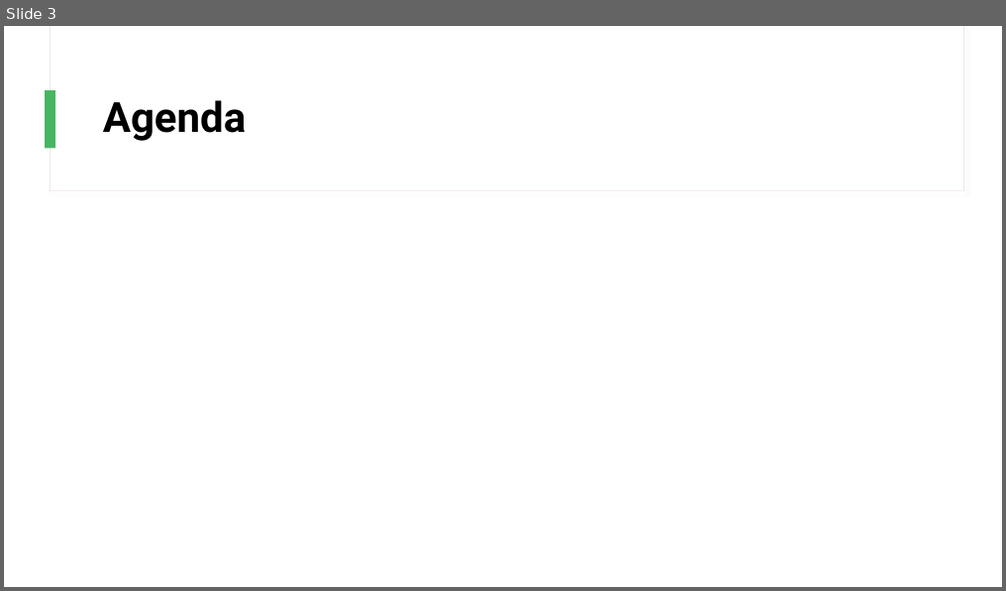
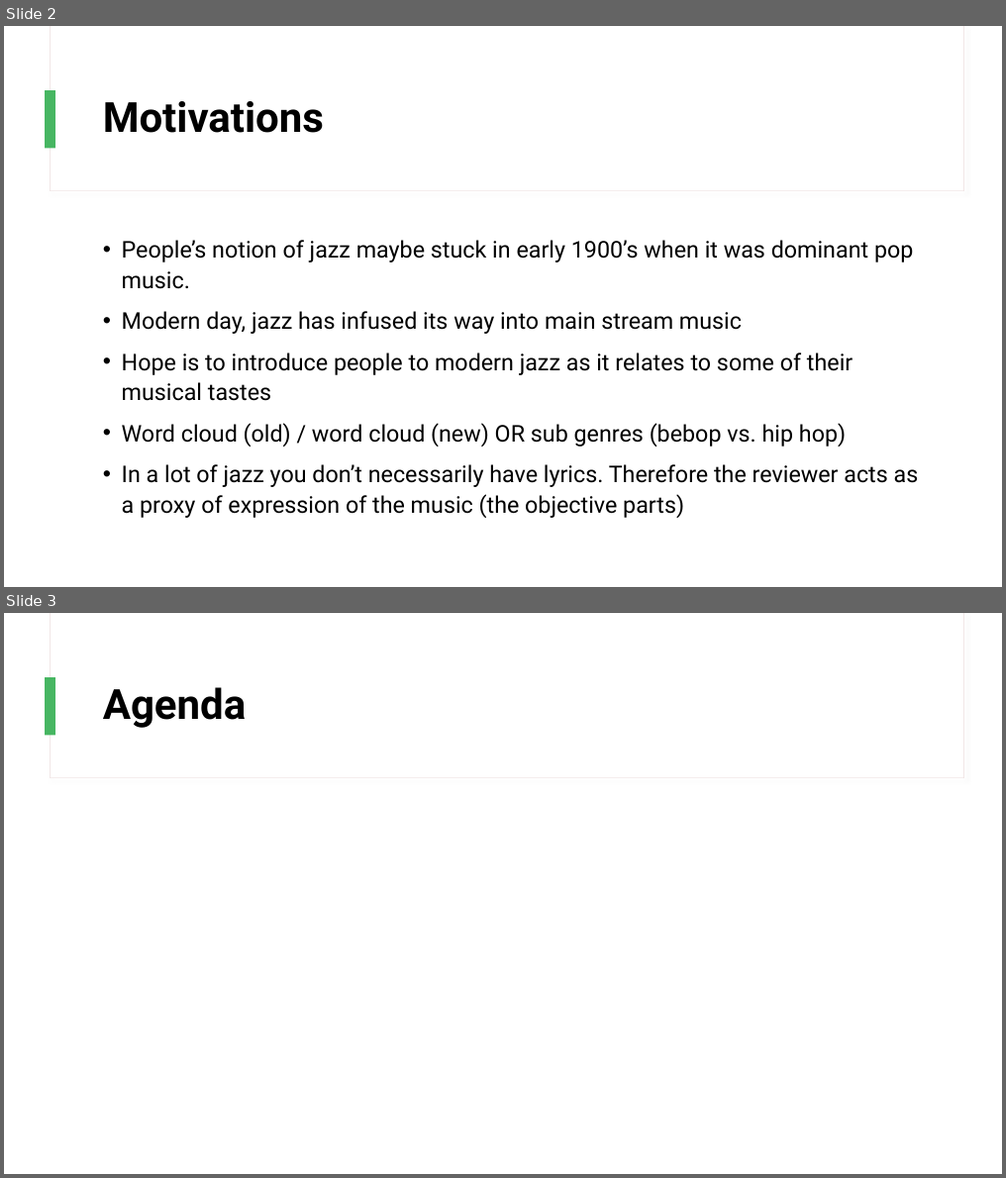
Before and after one commit to chan-chris/Metis_proj5, a slide deck: presentations/jazz_recs.pptx. Shown one above the other, each under a label of ours: slide 3 before the commit, slides 2 and 3 after it. The pictures are 1006x591 and 1006x1178 pixels, drawn with LibreOffice and Linux fonts; fonts in the diff are those of the drawing. Boxes give left, top, right and bottom in pixels: in the first picture for what was removed or moved away, otherwise in the second. Text is boxed around its words. In the diff, an @@ line names an element or a change of style, - is before the commit and + after.

```diff
--- a/presentations/jazz_recs.pptx
+++ b/presentations/jazz_recs.pptx
@@ slide 2 added at (x1=4, y1=26, x2=1002, y2=587), background #FFFFFF; not listed: 3 template elements that a slide beside it also shows @@
@@ title added at (x1=103, y1=101, x2=324, y2=133), 40 pt, text #000000, bold @@
+Motivations
@@ text added at (x1=122, y1=240, x2=919, y2=518), 22.2 pt, text #000000 @@
+• People’s notion of jazz maybe stuck in early 1900’s when it was dominant pop music.
+• Modern day, jazz has infused its way into main stream music
+• Hope is to introduce people to modern jazz as it relates to some of their musical tastes
+• Word cloud (old) / word cloud (new) OR sub genres (bebop vs. hip hop)
+• In a lot of jazz you don’t necessarily have lyrics. Therefore the reviewer acts as a proxy of expression of the music (the objective parts)
```
Also in this commit, not shown: 4 slides changed, 5 other slides added, 2 slides removed, 11 other files.
